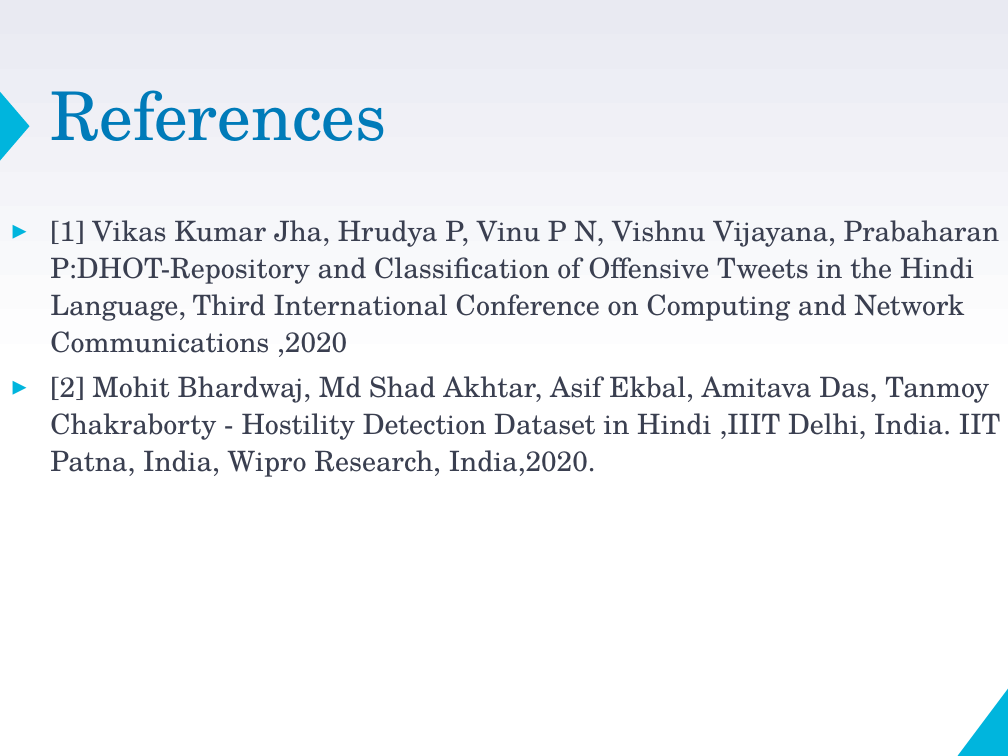
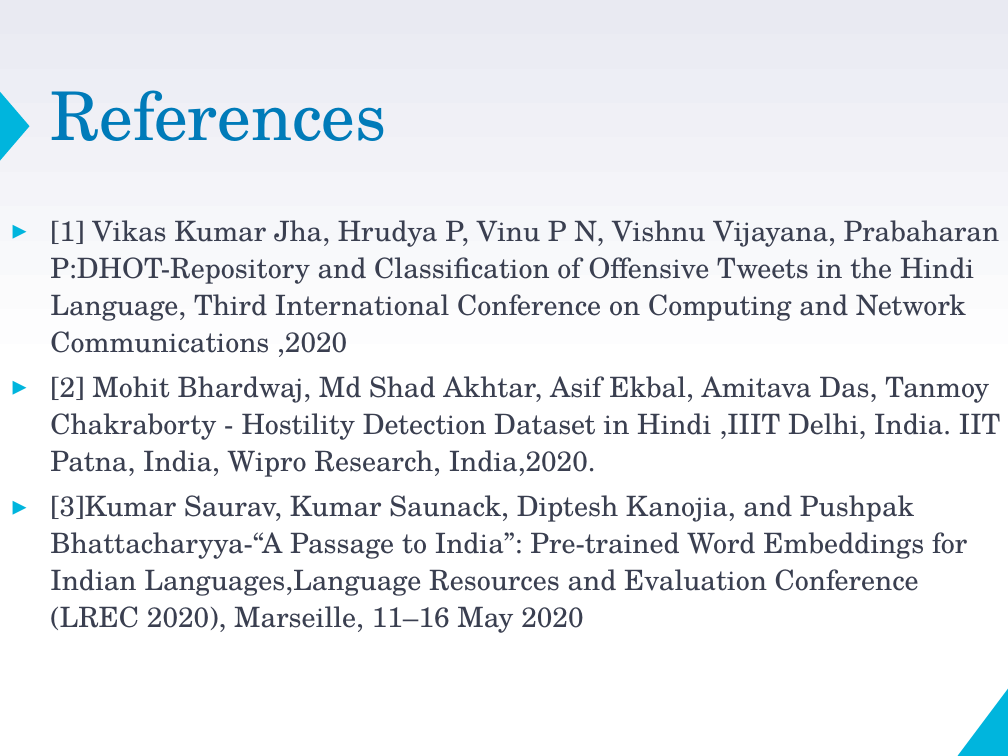
Before and after one commit to VarunBohara/Mini-Project-Documents, a slide deck: slide 10 of Review2_ppt.pptm (slide 11 before the commit). Drawn at 1008x756 pixels with LibreOffice and Linux fonts; fonts in the diff are those of the drawing. Boxes give left, top, right and bottom in pixels: in the first picture for what was removed or moved away, otherwise in the second. Text is boxed around its words. In the diff, an @@ line names an element or a change of style, - is before the commit and + after.

```diff
--- a/Review2_ppt.pptm
+++ b/Review2_ppt.pptm
@@ text at [50,495,967,633]: paragraph added @@
+▸ [3]Kumar Saurav, Kumar Saunack, Diptesh Kanojia, and Pushpak Bhattacharyya-“A Passage to India”: Pre-trained Word Embeddings for Indian Languages,Language Resources and Evaluation Conference (LREC 2020), Marseille, 11–16 May 2020
```
Also in this commit, not shown: 6 other slides changed, 3 slides added, 4 slides removed.
